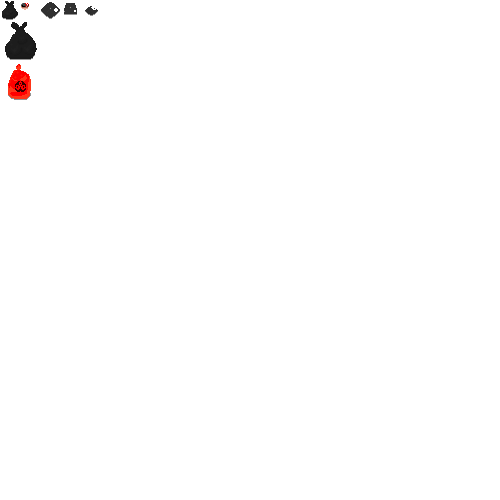
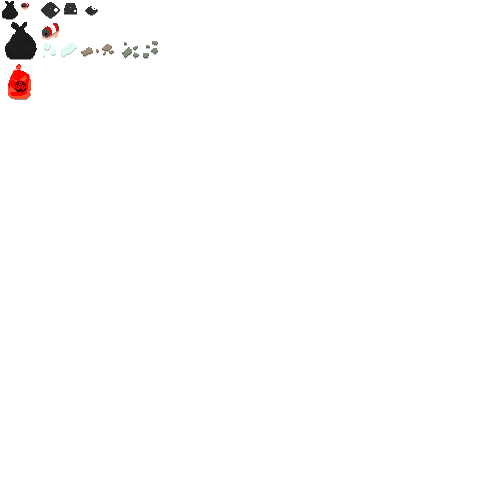
Layered file, before and after one edit (w=500, h=500). Changes by layer:
painted on "Background" over [8, 3, 158, 99]
painted on "shadow" over [42, 30, 158, 59]
